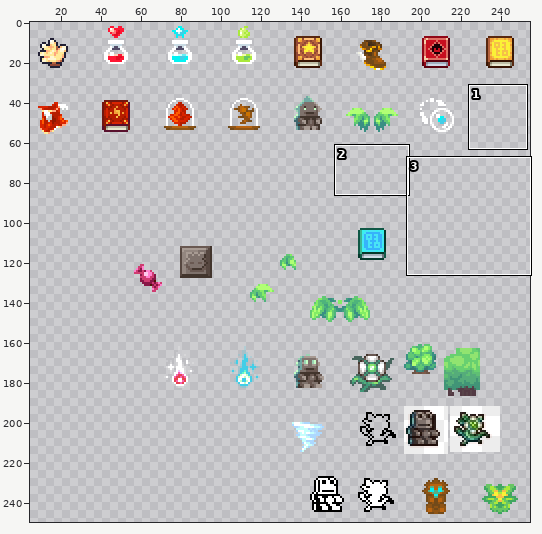
Sprite sheet, stored at Leore/Content/items.png. The first picture is a wide view before the edit; the outline marks the close-up.
Close-up. First the earlier version:
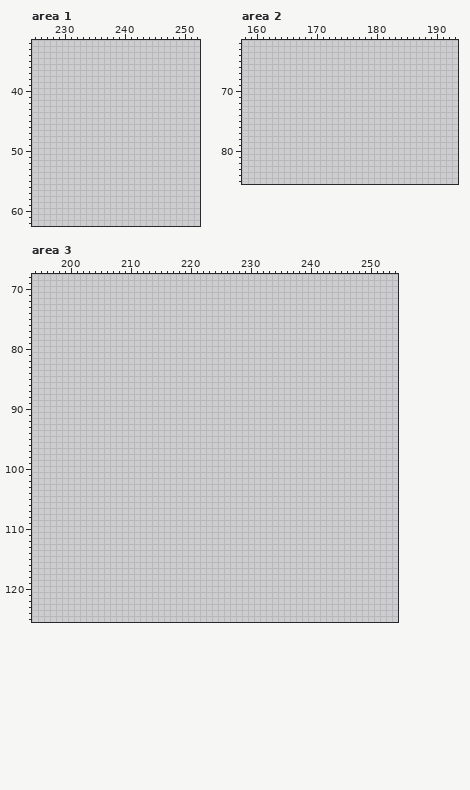
The file is 256x256 pixels. Colours within 5 levels of each other are drawn and written as one. Shown: area 1: x 225..252, y 32..62; area 2: x 158..193, y 62..85; area 3: x 194..254, y 68..125. The old version is drawn lined up with the new one. The wide view leaves out empty margins. The commit also changed other parts of the picture, which this record leaves out.
Now the later version:
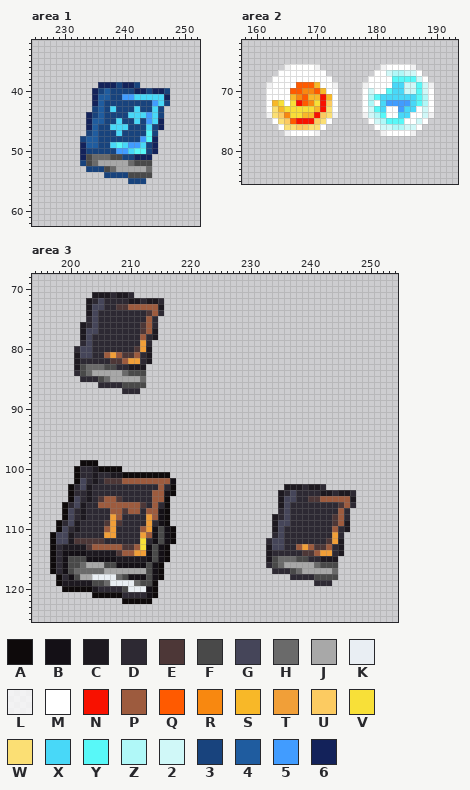
Palette (. is transparent): A #0e0a0b  B #141016  C #1d1920  D #2d2933  E #4d3737  F #494949  G #454559  H #6a6a6a  J #a8a8a8  K #e9eef3  L #ffffffbf  M #ffffff  N #f81100  P #9d5b3e  Q #ff5a00  R #f88810  S #f8b828  T #f19f38  U #fccb61  V #f8e038  W #fbdf74  X #48d8f8  Y #58f8f8  Z #b0f8f8  2 #d0f8f8  3 #18437d  4 #1f5c9f  5 #419cff  6 #13225a
The edit:
drawings rearranged on the sheet (the old picture shows each at its new place; 2 dropped ones are not shown)
Area 1:
y 39: x 236..242 ....... -> 6663663
y 40: x 235..247 ............. -> 6343333663663
y 41: x 235..247 ............. -> 6443355XXXXX6
y 42: x 235..247 ............. -> 64333333335X3
y 43: x 235..246 ............ -> 343X333X33X3
y 44: x 234..246 ............. -> 6343333XXX5X3
y 45: x 234..246 ............. -> 64433X33X35X6
y 46: x 234..246 ............. -> 6433XXX333X36
y 47: x 234..245 ............ -> 34333X3333Y3
y 48: x 233..245 ............. -> 34433333335Y6
y 49: x 233..245 ............. -> 64433XYX55X36
y 50: x 233..245 ............. -> 63333355XYY36
y 51: x 233..244 ............ -> 6FHHHFF33666
y 52: x 233..244 ............ -> 3FHJJJJJHFFF
y 53: x 234..244 ........... -> 333FHJJJJJH
y 54: x 237..244 ........ -> 3333FFFF
y 55: x 241..243 ... -> 333
Area 2:
y 66: x 165..170 ...... -> LMMMML; x 181..186 ...... -> LMMMML
y 67: x 164..171 ........ -> MMMMMMMM; x 180..187 ........ -> MM2ZZ22M
y 68: x 163..172 .......... -> MMMMMMMMMM; x 179..188 .......... -> MMMMYYYY2M
y 69: x 162..173 ............ -> LMMMMQQQSMML; x 178..189 ............ -> LMMMMXX22Y2L
y 70: x 162..173 ............ -> MMMMQQRRQSMM; x 178..189 ............ -> M2MMYXX22Y2M
y 71: x 162..173 ............ -> MMMMSRQSSNSM; x 178..189 ............ -> MZYXXXXXXYZM
y 72: x 162..173 ............ -> MSVMVNQRVNUM; x 178..189 ............ -> MZMX5555XYZM
y 73: x 162..173 ............ -> MWSVVVVVSNWM; x 178..189 ............ -> M2YXMM5XXM2M
y 74: x 162..173 ............ -> LWURVVSSNUWL; x 178..189 ............ -> L2ZYMMXXMM2L
y 75: x 163..172 .......... -> MWUQNNNUWM; x 179..188 .......... -> M2ZYYYMM2M
y 76: x 164..171 ........ -> MWWUUWWM; x 180..187 ........ -> M22ZZ22M
y 77: x 165..170 ...... -> LMMMML; x 181..186 ...... -> LMMMML
Area 3:
y 71: x 204..210 ....... -> CCCDCCD
y 72: x 203..215 ............. -> CDGDDDDCCDCCD
y 73: x 203..215 ............. -> CGGDDEEPPPPPC
y 74: x 203..215 ............. -> CGDDDDDDDDEPD
y 75: x 203..214 ............ -> DGDDDDDDDDPD
y 76: x 202..214 ............. -> CDGDDDDDDDEPD
y 77: x 202..214 ............. -> CGGDDDDDDDEPC
y 78: x 202..214 ............. -> CGDDDDDDDDPDC
y 79: x 202..213 ............ -> DGDDDDDDDDTD
y 80: x 201..213 ............. -> DGGDDDDDDDETC
y 81: x 201..213 ............. -> CGGDDPTPEEPDC
y 82: x 201..213 ............. -> CDDDDDEEPTTDC
y 83: x 201..212 ............ -> CFHHHFFDDCCC
y 84: x 201..212 ............ -> DFHJJJJJHFFF
y 85: x 202..212 ........... -> DDDFHJJJJJH
y 86: x 205..212 ........ -> DDDDFFFF
y 87: x 209..211 ... -> DDD
y 99: x 202..204 ... -> AAA
y 100: x 201..208 ........ -> ADDCAAAA
y 101: x 201..216 ................ -> ADDCDDCCAAAAAAAA
y 102: x 201..217 ................. -> AGDCDEEEPPPPPPPPB
y 103: x 200..217 .................. -> ADGCDDDDDDDDDDDPDA; x 236..242 ....... -> CCCDCCD
y 104: x 200..217 .................. -> ADDCDDDDDDDDDDPPBA; x 235..247 ............. -> CDGDDDDCCDCCD
y 105: x 200..216 ................. -> AGDCDEPPEDDDDDPPA; x 235..247 ............. -> CGGDDEEPPPPPC
y 106: x 199..216 .................. -> ADGCDDPPPPPPPEDPDA; x 235..247 ............. -> CGDDDDDDDDEPD
y 107: x 199..216 .................. -> AGDCDDDDPPEPPDPPBA; x 235..246 ............ -> DGDDDDDDDDPD
y 108: x 199..216 .................. -> AGDCDDDDTPDDDDTPBA; x 234..246 ............. -> CDGDDDDDDDEPD
y 109: x 198..216 ................... -> ADGCDDDDETEDDDDTDBA; x 234..246 ............. -> CGGDDDDDDDEPC
y 110: x 198..217 .................... -> AGDCDDDDPTDDDDPTBFBA; x 234..246 ............. -> CGDDDDDDDDPDC
y 111: x 197..217 ..................... -> AGGCDDDDDTTDDDDTPBFBA; x 234..245 ............ -> DGDDDDDDDDTD
y 112: x 197..217 ..................... -> AGGCEEEEEDDDDDDVDBFBA; x 233..245 ............. -> DGGDDDDDDDETC
y 113: x 197..216 .................... -> ADCCCCEPPPPPEEPVBFBA; x 233..245 ............. -> CGGDDPTPEEPDC
y 114: x 197..216 .................... -> ADBBBBCCCCCEPPTTBFBA; x 233..245 ............. -> CDDDDDEEPTTDC
y 115: x 197..216 .................... -> ADBFFFBBBBBCCCCCBFBA; x 233..244 ............ -> CFHHHFFDDCCC
y 116: x 197..215 ................... -> ADBFFHJJJFFBBBBBFBA; x 233..244 ............ -> DFHJJJJJHFFF
y 117: x 197..215 ................... -> ADBFHHHHHJJJJJJJFBA; x 234..244 ........... -> DDDFHJJJJJH
y 118: x 198..215 .................. -> ADBFJJKKKKHFBBBFBA; x 237..244 ........ -> DDDDFFFF
y 119: x 198..214 ................. -> ACCCCCFFHKKKKHFFA; x 241..243 ... -> DDD
y 120: x 199..214 ................ -> AAAAACDDDDFKKKBA
y 121: x 204..214 ........... -> AAAAADDDDBA
y 122: x 209..213 ..... -> AAAAA
